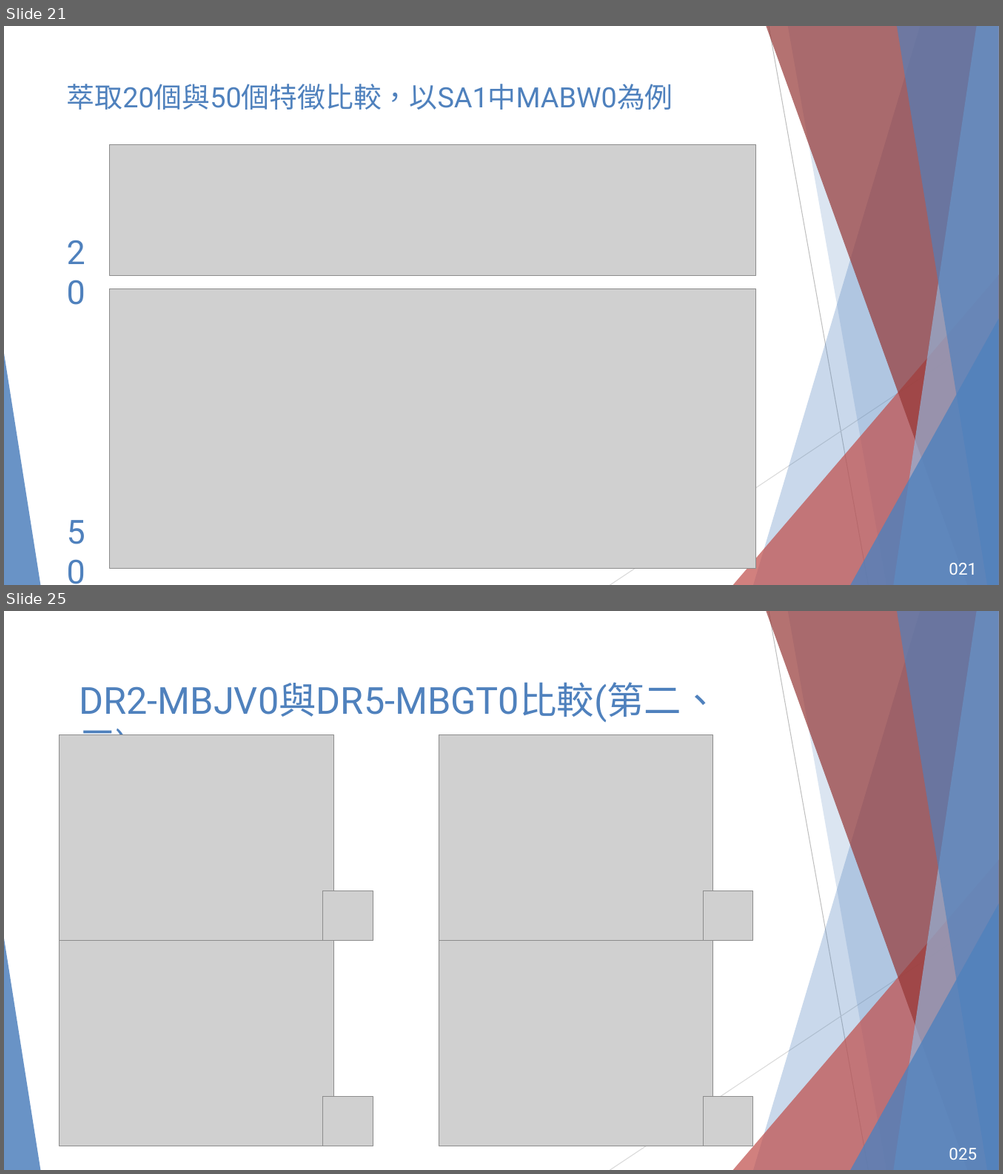
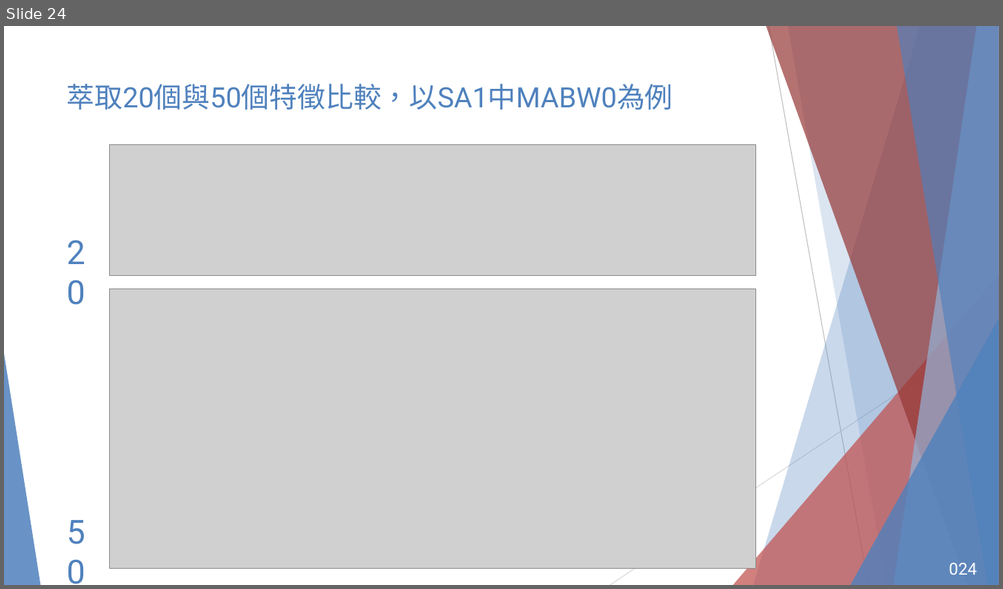
Before and after one commit to chwen529/TIMITDIC_231101, a slide deck: 2023-11-15.pptx. Shown one above the other, each under a label of ours: slides 21 and 25 before the commit, slide 24 after it; the slides between them are not shown. The pictures are 1003x1174 and 1003x589 pixels, drawn with LibreOffice and Linux fonts; fonts in the diff are those of the drawing; grey boxes stand for pictures; background and template pictures are left out. Boxes give left, top, right and bottom in pixels: in the first picture for what was removed or moved away, otherwise in the second. Text is boxed around its words. In the diff, an @@ line names an element or a change of style, - is before the commit and + after.

```diff
--- a/2023-11-15.pptx
+++ b/2023-11-15.pptx
@@ slide 25 removed at [4,611,999,1170], background picture (left out); not listed: 10 template elements that a slide beside it also shows @@
@@ text removed at [79,682,719,735] @@
-DR2-MBJV0與DR5-MBGT0比較(第二、三)
@@ picture removed at [60,735,334,941] @@
@@ picture removed at [439,735,714,941] @@
@@ picture removed at [323,891,373,941] @@
@@ picture removed at [703,891,753,941] @@
@@ picture removed at [60,941,334,1147] @@
@@ picture removed at [439,941,714,1147] @@
@@ picture removed at [323,1096,373,1147] @@
@@ picture removed at [703,1096,753,1147] @@
@@ page number removed at [948,1148,976,1160] @@
-025
@@ what was slide 21 is now slide 24 @@
@@ page number at [948,563,976,575]: text changed @@
-021
+024
```
Also in this commit, not shown: 1 slide changed, 3 slides added, 3 other slides removed, 4 other files.
